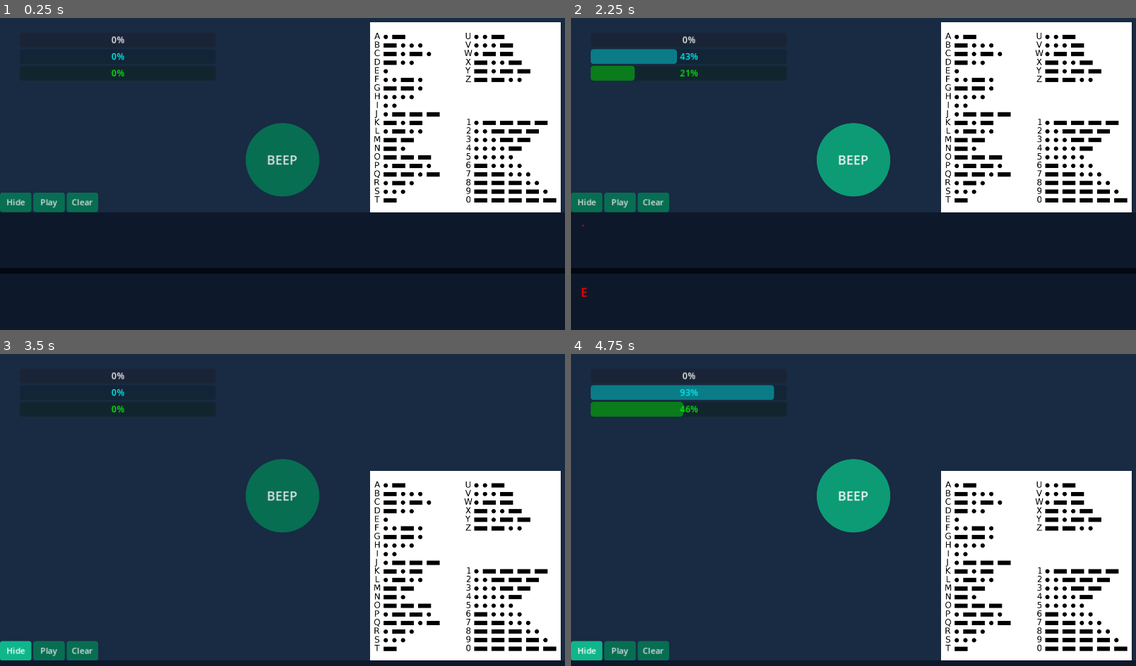
Above: before the commit, frames 1-4 (two rows, left to right).
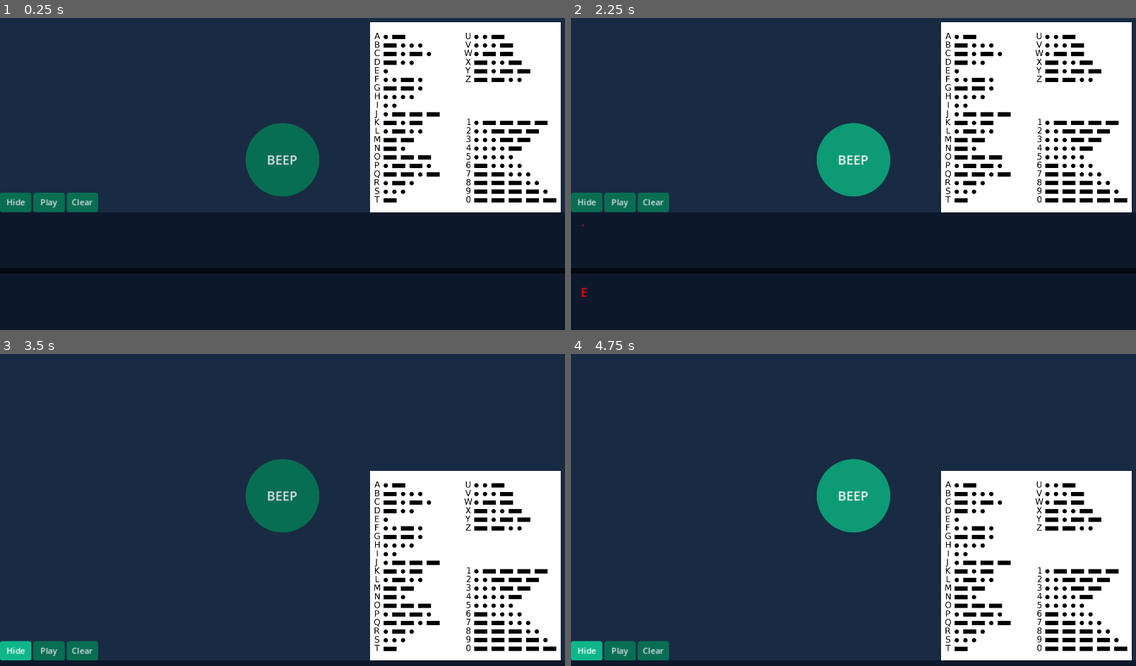
Above: after the commit, the same moments.

Repository: popcar2/MorseCodeSimulator
Game: Godot game, scene res://Scenes/main.tscn
Same seed, same stepped clock (60 frames per second), same inputs: the game is played once before the commit and once after it.
Inputs:
- Up to frame 1 (0.25 s): no input
- Up to frame 2 (2.25 s): click "Play" at 0.5 s; click "Play" at 1.25 s; click "BEEP" at 2 s
- Up to frame 3 (3.5 s): click "Hide" at 2.75 s
- Up to frame 4 (4.75 s): click "Clear" at 3.5 s; click "BEEP" at 4.25 s

The runs differ from the first frame. In frame 1, 0.1% of the frame differs, in the area x 19-23%, y 5-19%; in frame 2, 1.2%; in frame 3, 0.1%; in frame 4, 2.4%, in the area x 3-36%, y 5-21%.

Commit message:
Add debug mode option, set up playback settings

Diff:
--- a/Nodes/settings_menu.tscn
+++ b/Nodes/settings_menu.tscn
@@ -49,6 +49,7 @@
 grow_vertical = 2
 
 [node name="Settings" type="Panel" parent="Settings Menu/TabContainer"]
+visible = false
 layout_mode = 2
 
 [node name="VBoxContainer" type="VBoxContainer" parent="Settings Menu/TabContainer/Settings"]
@@ -92,7 +93,6 @@
 popup/item_4/id = 4
 
 [node name="Advanced" type="Panel" parent="Settings Menu/TabContainer"]
-visible = false
 layout_mode = 2
 
 [node name="VBoxContainer" type="VBoxContainer" parent="Settings Menu/TabContainer/Advanced"]
@@ -165,6 +165,21 @@
 alignment = 1
 custom_arrow_step = 0.05
 select_all_on_focus = true
+
+[node name="HSeparator" type="HSeparator" parent="Settings Menu/TabContainer/Advanced/VBoxContainer"]
+layout_mode = 2
+
+[node name="Debug Mode Container" type="HBoxContainer" parent="Settings Menu/TabContainer/Advanced/VBoxContainer"]
+layout_mode = 2
+
+[node name="Debug Mode Label" type="Label" parent="Settings Menu/TabContainer/Advanced/VBoxContainer/Debug Mode Container"]
+layout_mode = 2
+text = "Debug Mode"
+
+[node name="Debug Mode Button" type="CheckButton" parent="Settings Menu/TabContainer/Advanced/VBoxContainer/Debug Mode Container"]
+unique_name_in_owner = true
+layout_mode = 2
+size_flags_horizontal = 10
 
 [node name="Close Button" type="Button" parent="Settings Menu" groups=["button click"]]
 layout_mode = 1
@@ -185,4 +200,5 @@
 [connection signal="value_changed" from="Settings Menu/TabContainer/Advanced/VBoxContainer/Letter Time Container/Letter Time Spinbox" to="." method="_on_letter_time_spinbox_value_changed"]
 [connection signal="value_changed" from="Settings Menu/TabContainer/Advanced/VBoxContainer/Word Time Container/Word Time Spinbox" to="." method="_on_word_time_spinbox_value_changed"]
 [connection signal="value_changed" from="Settings Menu/TabContainer/Advanced/VBoxContainer/Long Press Time Container/Long Press Time Spinbox" to="." method="_on_long_press_time_spinbox_value_changed"]
+[connection signal="toggled" from="Settings Menu/TabContainer/Advanced/VBoxContainer/Debug Mode Container/Debug Mode Button" to="." method="_on_debug_mode_button_toggled"]
 [connection signal="pressed" from="Settings Menu/Close Button" to="." method="_on_close_button_pressed"]
--- a/Scripts/progress_bars.gd
+++ b/Scripts/progress_bars.gd
@@ -13,6 +13,10 @@
 	morse_button.connect("button_down", _on_morse_button_down)
 	morse_button.connect("button_up", _on_morse_button_up)
 	tweens.resize(3)
+
+	SettingsMenu.debug_mode_changed.connect(_on_debug_mode_changed)
+	if !SettingsMenu.debug_mode:
+		hide()
 
 func _on_morse_button_down():
 	begin_tween(long_press_progressbar, 0, Color.RED, SettingsMenu.long_press_time)
@@ -41,3 +45,9 @@
 		tweens[idx].kill()
 
 	long_press_progressbar.value = 0
+
+func _on_debug_mode_changed(activated: bool):
+	if activated:
+		show()
+	else:
+		hide()
--- a/Scripts/settings_menu.gd
+++ b/Scripts/settings_menu.gd
@@ -1,9 +1,18 @@
 extends CanvasLayer
+
+signal debug_mode_changed(activated: bool)
+var debug_mode: bool = false
 
 @onready var morse_speed: int = %'Morse Speed Option'.selected # 2
 @onready var letter_time: float = %'Letter Time Spinbox'.value # 0.5
 @onready var word_time: float = %'Word Time Spinbox'.value # 1
 var long_press_time: float = 0.15
+
+# TODO: Make options for these variables and hook it up with morse_controller
+var playback_dit_time: float = 0.05
+var playback_dah_time: float = 0.15
+var playback_space_time: float = 0.2
+var playback_word_time: float = 0.6
 
 func _ready():
 	visible = false
@@ -63,3 +72,7 @@
 
 func _on_close_button_pressed():
 	show_hide_menu()
+
+func _on_debug_mode_button_toggled(button_pressed):
+	debug_mode = button_pressed
+	debug_mode_changed.emit(debug_mode)
